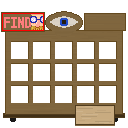
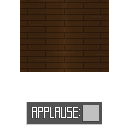
The second 128x128 image is a revision of the first. Changes to its layers:
hid "Layer 3", painted on it over (x1=2, y1=11, x2=126, y2=126)
added layer "Layer 2" above "Layer 4" over (x1=26, y1=102, x2=102, y2=125)
"Layer 4": opacity 100% → 40%, painted on it over (x1=10, y1=0, x2=118, y2=122)
renamed "Layer 7" to "Layer 1", moved it above "Background", painted on it over (x1=20, y1=0, x2=109, y2=72)
removed layer "Layer 8" over (x1=85, y1=14, x2=125, y2=30)
removed layer "Layer 5" over (x1=1, y1=12, x2=45, y2=32)
